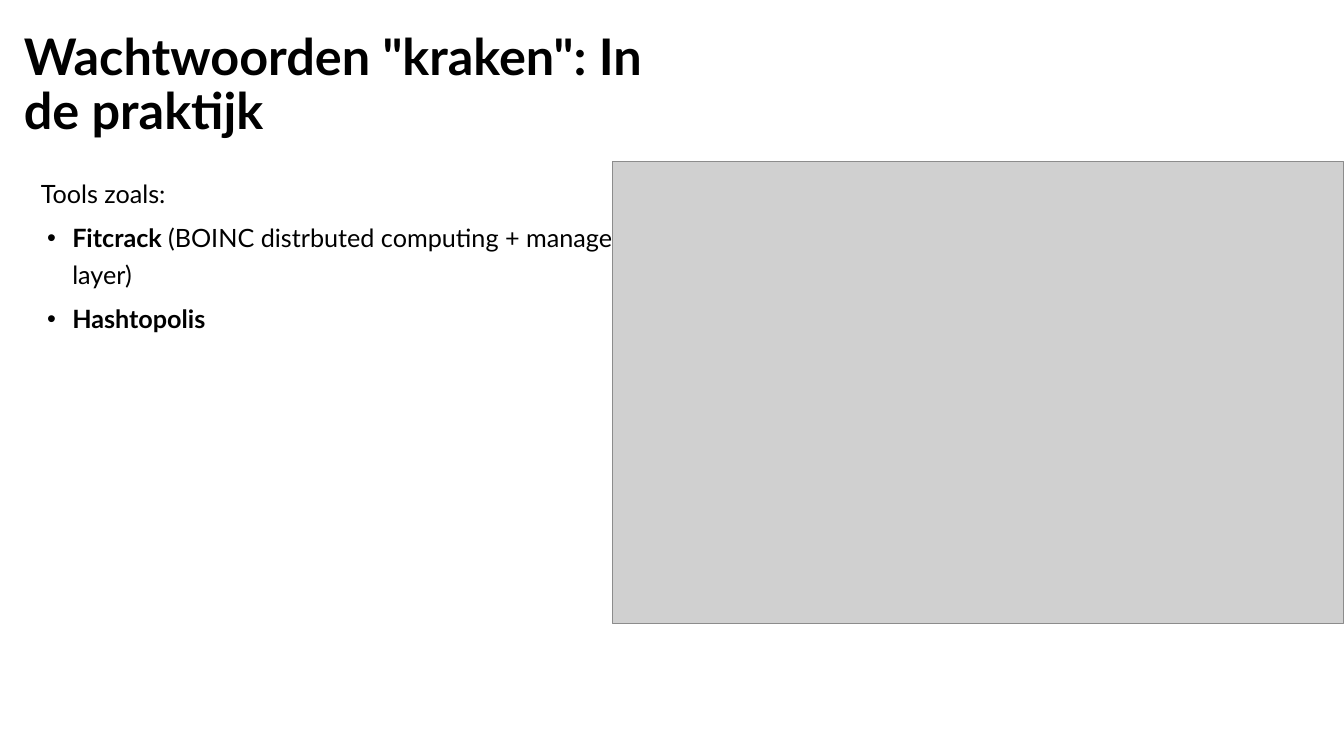
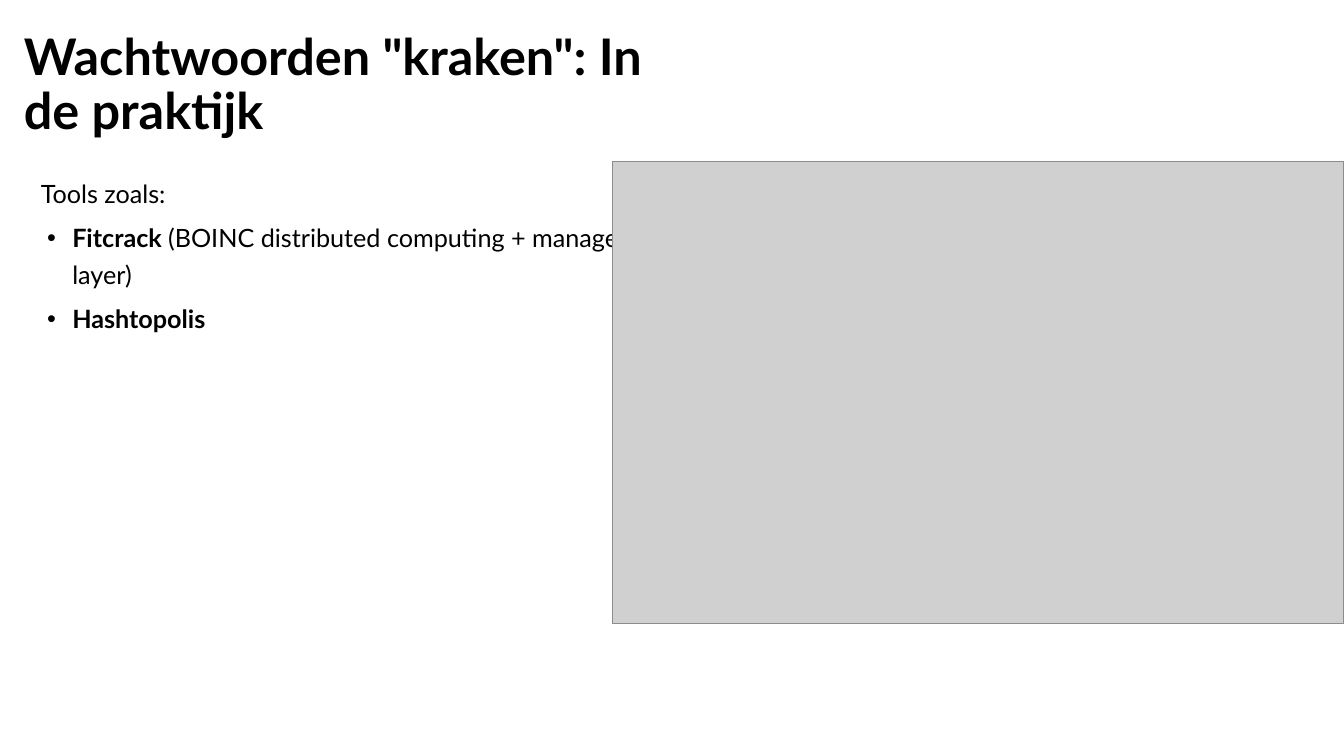
Before and after one commit to Jarnster/ICW-Webdesign-PHP, a slide deck: slide 21 of H3 - Databases en Beveiliging/Presentatie/H3 Databases en Beveiliging - Dynamische Websites.pptx. Drawn at 1344x756 pixels with LibreOffice and Linux fonts; fonts in the diff are those of the drawing; grey boxes stand for pictures. Boxes give left, top, right and bottom in pixels: in the first picture for what was removed or moved away, otherwise in the second. Text is boxed around its words. In the diff, an @@ line names an element or a change of style, - is before the commit and + after.

```diff
--- a/H3 - Databases en Beveiliging/Presentatie/H3 Databases en Beveiliging - Dynamische Websites.pptx
+++ b/H3 - Databases en Beveiliging/Presentatie/H3 Databases en Beveiliging - Dynamische Websites.pptx
@@ text at box(72, 226, 675, 288): text changed @@
-• Fitcrack (BOINC distrbuted computing + management layer)
+• Fitcrack (BOINC distributed computing + management layer)
```
Also in this commit, not shown: 6 slides added.
